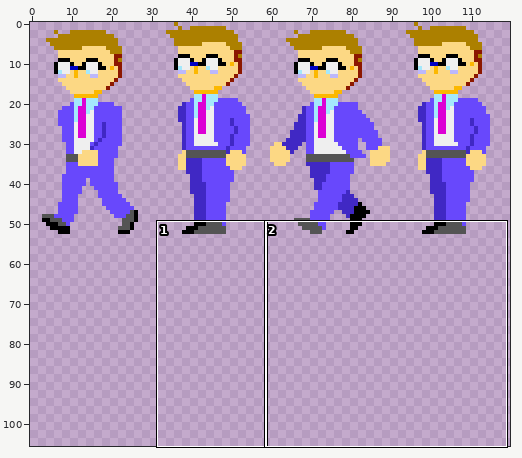
Two versions of one sprite sheet, Art Assets/Obstacles/businessman.png. Above: a wide view before the commit, with the close-up outlined.
Close-up. Earlier state:
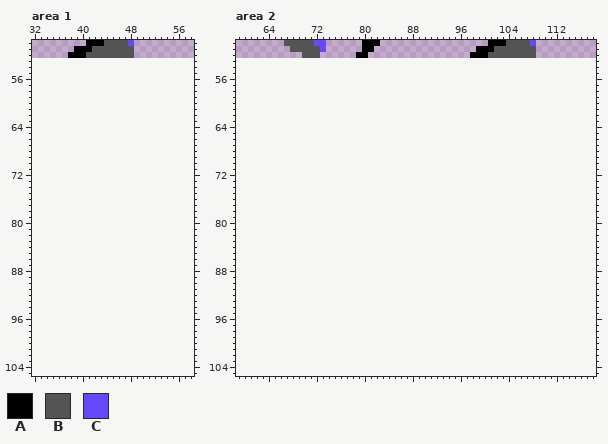
The file is 480x212 pixels, drawn in blocks of 4x4; one block is one cell here. Shown: area 1: x 32..58, y 50..105; area 2: x 59..118, y 50..105. The old version is drawn lined up with the new one, on the new canvas. The commit also changed other parts of the picture, which this record leaves out.
Palette (. is transparent): A #000000  B #545454  C #6848fc
Pixels before, area 1, first column x 38:
50 ...AAABBBBC
51 .AAABBBBBBB
52 AAABBBBBBBB
Pixels before, area 2 (only the part around the change), first column x 59:
 50 ........BBBBBCC......AAA..................AAABBBBC..........
 51 .........BBBBBC......AA.................AAABBBBBBB..........
 52 ...........BBB......AA.................AAABBBBBBBB..........
 53 ............................................................
 54 ............................................................
 55 ............................................................
 56 ............................................................
 57 ............................................................
 58 ............................................................
 59 ............................................................
 60 ............................................................
 61 ............................................................
 62 ............................................................
 63 ............................................................
 64 ............................................................
 65 ............................................................
 66 ............................................................
 67 ............................................................
 68 ............................................................
 69 ............................................................
 70 ............................................................
 71 ............................................................
 72 ............................................................
 73 ............................................................
 74 ............................................................
 75 ............................................................
 76 ............................................................
 77 ............................................................
 78 ............................................................
 79 ............................................................
 80 ............................................................
 81 ............................................................
 82 ............................................................
 83 ............................................................
 84 ............................................................
 85 ............................................................
 86 ............................................................
 87 ............................................................
 88 ............................................................
 89 ............................................................
 90 ............................................................
 91 ............................................................
 92 ............................................................
 93 ............................................................
 94 ............................................................
 95 ............................................................
 96 ............................................................
 97 ............................................................
 98 ............................................................
 99 ............................................................
100 ............................................................
101 ............................................................
102 ............................................................
103 ............................................................
104 ............................................................
105 ............................................................
After the commit:
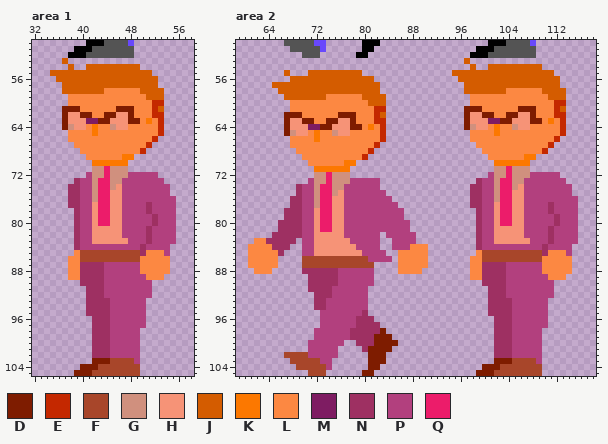
Colours new in this view: D #7e1c00  E #c42800  F #a8462a  G #d0907e  H #f69377  J #d45c00  K #fc7800  L #fc8842  M #7e1c62  N #9e3062  P #b2407e  Q #ec1c6a
What changed:
canvas 120x53 -> 120x106
Changed rows in their new state; - is an unchanged pixel.
Area 1:
first column x 35:
 53 --J------------------
 54 ---J--JJJJJJJJJ------
 55 JJJJJJJJJJJJJJJJJ----
 56 -JJJJJJJJJJJJJJJJJ---
 57 --JJJJJJJJJJJJJJJJ---
 58 --JJJJJJJLLLLLLJJJJ--
 59 ---LLLLLLLLLLLLLJJJ--
 60 ---LLLLLLLLLLLLLLEE--
 61 --DDDLLLLLLDDDLLLEJ--
 62 --DHHDDLLDDHHDLLLEE--
 63 --DHHHMMDDHHHDDLKLE--
 64 --DGHHLKLLGHHLLLLLE--
 65 ---LLLLKLLLLLLLLLLE--
 66 ---LLLLLLLLLLLLLLE---
 67 ----LLLLLLLLLLLLE----
 68 -----LLLLLLLLLLE-----
 69 ------LLLLLLKK-------
 70 -------KKKKKK--------
 71 -------GGQGGG--------
 72 ------PGGQGGGPPPPP---
 73 ----NPPGQQGGPPPPPPP--
 74 ---NNPPGQQGHPPPPPPPP-
 75 ---NNPPGQQHHPPPPPPPP-
 76 ---NNPPGQQHHPPPPPPPPP
 77 ---NNPPHQQHHPPPPNPPPP
 78 ----NPPHQQHHPPPPNPPPP
 79 ----NPPHQQHHPPPPPNPPP
 80 ----NPPHQQHHPPPPPNPPP
 81 ----NPPHHHHHPPPPNPPPP
 82 ----NPPHHHHHPPPPNPPPP
 83 ----NPPHHHHHHPPPNPPPP
 84 ----NPPPPPPPPPPNPPPP-
 85 ----LFFFFFFFFFFNLLLP-
 86 ---LLFFFFFFFFFFLLLLL-
 87 ---LLNNNNPPPPPPLLLLL-
 88 ---LLNNNNPPPPPPLLLLL-
 89 ---LLNNNNPPPPPPPLLL--
 90 -----NNNNPPPPPPPP----
 91 ------NNNPPPPPPPP----
 92 ------NNNPPPPPPPP----
 93 ------NNNNPPPPPP-----
 94 ------NNNNPPPPPP-----
 95 ------NNNNPPPPPP-----
 96 -------NNNPPPPPP-----
 97 -------NNNPPPPPP-----
 98 -------NNNPPPPP------
 99 -------NNNPPPPP------
100 -------NNNPPPPP------
101 -------NNNPPPPP------
102 -------NNNPPPPP------
103 -------DDDFFFFP------
104 -----DDDFFFFFFF------
105 ----DDDFFFFFFFF------
Area 2:
first column x 61:
 53 ------------------------------------J------------------
 54 -------------------------------------J--JJJJJJJJJ------
 55 ------J---JJJJJJJJJ---------------JJJJJJJJJJJJJJJJJ----
 56 -------JJJJJJJJJJJJJJ--------------JJJJJJJJJJJJJJJJJ---
 57 ----JJJJJJJJJJJJJJJJJJ--------------JJJJJJJJJJJJJJJJ---
 58 -----JJJJJJJJJJJJJJJJJ--------------JJJJJJJLLLLLLJJJJ--
 59 ------JJJJJJJLLLLLLJJJJ--------------LLLLLLLLLLLLLJJJ--
 60 -------LLLLLLLLLLLLLJJJ--------------LLLLLLLLLLLLLLEE--
 61 -------LLLLLLLLLLLLLLEE-------------DDDLLLLLLDDDLLLEJ--
 62 ------DDDLLLLLLDDDLLLEJ-------------DHHDDLLDDHHDLLLEE--
 63 ------DHHDDLLDDHHDLLLEE-------------DHHHMMDDHHHDDLKLE--
 64 ------DHHHMMDDHHHDDLKLE-------------DGHHLKLLGHHLLLLLE--
 65 ------DGHHLKLLGHHLLLLLE--------------LLLLKLLLLLLLLLLE--
 66 -------LLLLKLLLLLLLLLLE--------------LLLLLLLLLLLLLLE---
 67 -------LLLLLLLLLLLLLLE----------------LLLLLLLLLLLLE----
 68 --------LLLLLLLLLLLLE------------------LLLLLLLLLLE-----
 69 ---------LLLLLLLLLLE--------------------LLLLLLKK-------
 70 ----------LLLLLLKK-----------------------KKKKKK--------
 71 -----------KKKKKK------------------------GGQGGG--------
 72 -----------GGQGGG-----------------------PGGQGGGPPPPP---
 73 ----------PGGQGGGPPPPP----------------NPPGQQGGPPPPPPP--
 74 --------NPPGQQGGPPPPPP---------------NNPPGQQGHPPPPPPPP-
 75 --------NPPGQQGHPPPPPPP--------------NNPPGQQHHPPPPPPPP-
 76 -------NNPPGQQHHPPPPPPPP-------------NNPPGQQHHPPPPPPPPP
 77 -------NNPPGQQHHPPPPPPPPP------------NNPPHQQHHPPPPNPPPP
 78 ------NNNPPHQQHHPPPPPPPPPP------------NPPHQQHHPPPPNPPPP
 79 ------NNNPPHQQHHPPPPPPPPPP------------NPPHQQHHPPPPPNPPP
 80 -----NNNNPPHQQHHPPPPPPPPPPP-----------NPPHQQHHPPPPPNPPP
 81 -----NNNNPPHQQHHPPPPPPPPPPP-----------NPPHHHHHPPPPNPPPP
 82 ----NNNNNPPHHHHHPPPPPP-PPPPP----------NPPHHHHHPPPPNPPPP
 83 -LLNNNNN-PPHHHHHHPPPPP--PPPP----------NPPHHHHHHPPPNPPPP
 84 LLLLNNN--PPHHHHHHHPPPP--PPPLLL--------NPPPPPPPPPPNPPPP-
 85 LLLLLN---PPHHHHHHHHPPPP--LLLLL--------LFFFFFFFFFFNLLLP-
 86 LLLLL----FFFFFFFFFFFPPPP-LLLLL-------LLFFFFFFFFFFLLLLL-
 87 LLLLL----FFFFFFFFFFFF----LLLLL-------LLNNNNPPPPPPLLLLL-
 88 -LLL-----NNNNNNPPPPPP----LLLL--------LLNNNNPPPPPPLLLLL-
 89 ----------NNNNNPPPPPP----------------LLNNNNPPPPPPPLLL--
 90 ----------NNNNNPPPPPP------------------NNNNPPPPPPPP----
 91 ----------NNNNPPPPPP--------------------NNNPPPPPPPP----
 92 -----------NNNPPPPPP--------------------NNNPPPPPPPP----
 93 -----------NNPPPPPPP--------------------NNNNPPPPPP-----
 94 -----------NNPPPPPPP--------------------NNNNPPPPPP-----
 95 ------------PPPPPPPN--------------------NNNNPPPPPP-----
 96 ------------PPPPPPNNN--------------------NNNPPPPPP-----
 97 ------------PPPPPPNNNN-------------------NNNPPPPPP-----
 98 -----------PPPPPPNNNNND------------------NNNPPPPP------
 99 -----------PPPPPPNNNNDDD-----------------NNNPPPPP------
100 ----------PPPPPP--NNNDDDD----------------NNNPPPPP------
101 ----------PPPPP----NDDDD-----------------NNNPPPPP------
102 ------FFFFPPPPP-----DDD------------------NNNPPPPP------
103 -------FFFFFPP------DDD------------------DDDFFFFP------
104 --------FFFFFP------DD-----------------DDDFFFFFFF------
105 ----------FFF------DD-----------------DDDFFFFFFFF------
Changed places in both close-ups, as pixel boxes (x1, y1, x2, y2):
added: (50, 58, 176, 376)
added: (452, 58, 578, 376)
added: (248, 70, 428, 376)
